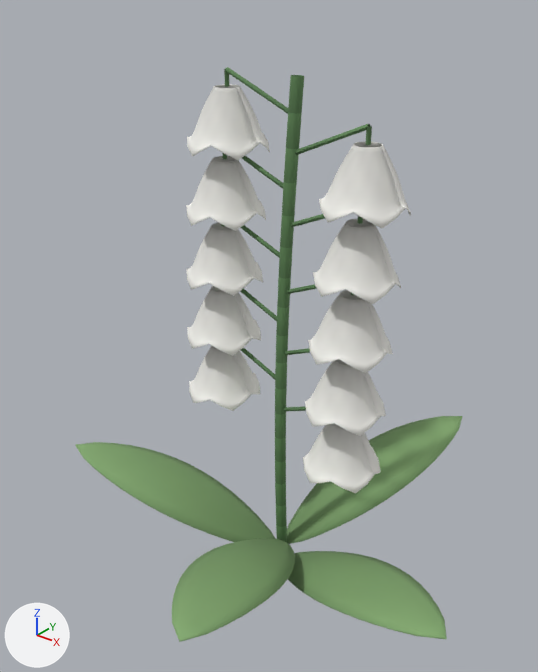
An edit to the glTF model www/models/flowers/lily-epic-v2.glb, drawn before and after from the same camera.
Rendered twice from a camera (50 mm lens) standing at (1.238, -1.624, 1.886) and looking at (-0.032, -0.036, 0.901). Arrows for +X, +Y and +Z are at lower left; the lights stay in place. The older version comes first. Vertices at exactly the same position are counted once.

The first picture shows 'lily-epic-v2-leaf', 'lily-epic-v2-petal', 'lily-epic-v2-stem'.
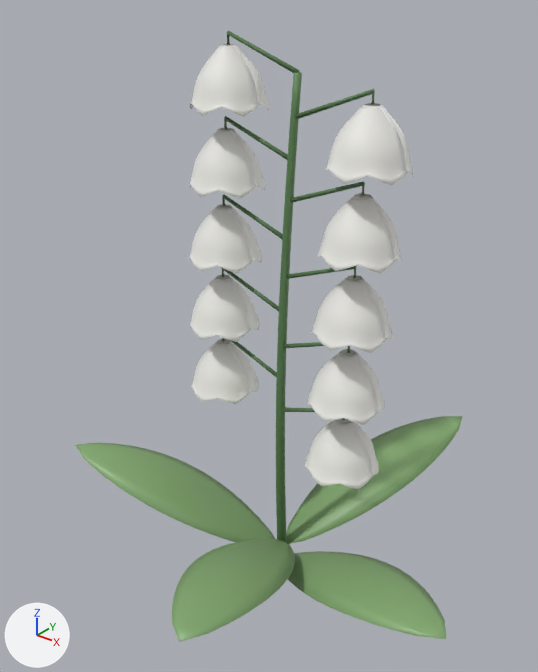
Changed parts and their boxes [x1, y1, x2, y2] in the pictures (538 x 672 px; the box of a moved part takes in the faces that stretch with it):
'lily-epic-v2-petal', reshaped (9% taller)
    before: [186, 84, 411, 493]
    after: [188, 44, 414, 489]
'lily-epic-v2-stem', reshaped (8% taller)
    before: [221, 67, 372, 542]
    after: [222, 31, 375, 542]
part 1 of me_lily_epic_v2_petal, rebuilt
    before: [313, 219, 401, 304]
    after: [317, 193, 402, 274]
part 2 of me_lily_epic_v2_petal, rebuilt
    before: [186, 223, 263, 296]
    after: [188, 204, 262, 273]
part 3 of me_lily_epic_v2_petal, rebuilt
    before: [308, 290, 393, 373]
    after: [311, 275, 393, 353]
part 4 of me_lily_epic_v2_petal, rebuilt
    before: [187, 286, 261, 356]
    after: [189, 274, 259, 342]
part 5 of me_lily_epic_v2_petal, rebuilt
    before: [305, 360, 386, 436]
    after: [307, 349, 385, 425]
part 6 of me_lily_epic_v2_petal, rebuilt (7% narrower)
    before: [189, 346, 261, 411]
    after: [191, 339, 258, 404]
part 7 of me_lily_epic_v2_petal, rebuilt
    before: [186, 156, 266, 231]
    after: [189, 128, 265, 199]
part 8 of me_lily_epic_v2_petal, added
    after: [324, 103, 414, 186]
part 9 of me_lily_epic_v2_petal, added
    after: [190, 44, 270, 117]
part 10 of me_lily_epic_v2_petal, moved or reshaped
    before: [303, 423, 381, 493]
    after: [305, 418, 379, 489]
part 11 of me_lily_epic_v2_petal, deleted
    before: [319, 141, 411, 228]
part 12 of me_lily_epic_v2_petal, deleted
    before: [187, 84, 270, 160]
part 13 of me_lily_epic_v2_stem, added
    after: [290, 181, 365, 203]
part 14 of me_lily_epic_v2_stem, added
    after: [224, 116, 288, 160]
part 15 of me_lily_epic_v2_stem, added
    after: [227, 31, 299, 73]
part 16 of me_lily_epic_v2_stem, deleted
    before: [224, 69, 229, 87]
part 17 of me_lily_epic_v2_stem, moved or reshaped
    before: [226, 67, 372, 539]
    after: [222, 72, 375, 526]
part 18 of me_lily_epic_v2_stem, recoloured
    both: [276, 483, 284, 500]

What changed in the scene script:
```text
Change me_lily_epic_v2_petal:
    remove me_lily_epic_v2_petal.from_pydata(...)  # 6300 vertices, 12560 faces; spans x -0.349..0.378, y -0.144..0.118, z 0.524..1.606
    add me_lily_epic_v2_petal.from_pydata(...)  # 9500 vertices, 18960 faces; spans x -0.342..0.375, y -0.138..0.117, z 0.532..1.713
    me_lily_epic_v2_petal part 1: the loose piece of 630 vertices spanning x 0.134..0.372, y -0.134..0.104, z 1.124..1.306 is rebuilt with 950 vertices and now spans x 0.142..0.368, y -0.125..0.101, z 1.204..1.377
    me_lily_epic_v2_petal part 2: the loose piece of 630 vertices spanning x -0.341..-0.103, y -0.138..0.1, z 1.024..1.206 is rebuilt with 950 vertices and now spans x -0.333..-0.107, y -0.129..0.096, z 1.092..1.265
    me_lily_epic_v2_petal part 3: the loose piece of 630 vertices spanning x 0.129..0.367, y -0.141..0.097, z 0.924..1.106 is rebuilt with 950 vertices and now spans x 0.137..0.362, y -0.133..0.092, z 0.98..1.153
    me_lily_epic_v2_petal part 4: the loose piece of 630 vertices spanning x -0.345..-0.108, y -0.143..0.095, z 0.824..1.006 is rebuilt with 950 vertices and now spans x -0.338..-0.113, y -0.136..0.09, z 0.868..1.041
    me_lily_epic_v2_petal part 5: the loose piece of 630 vertices spanning x 0.125..0.363, y -0.144..0.094, z 0.724..0.906 is rebuilt with 950 vertices and now spans x 0.132..0.357, y -0.137..0.088, z 0.756..0.929
    me_lily_epic_v2_petal part 6: the loose piece of 630 vertices spanning x -0.349..-0.111, y -0.144..0.094, z 0.624..0.806 is rebuilt with 950 vertices and now spans x -0.342..-0.117, y -0.138..0.088, z 0.644..0.817
    me_lily_epic_v2_petal part 7: the loose piece of 630 vertices spanning x -0.335..-0.097, y -0.13..0.108, z 1.224..1.406 is rebuilt with 950 vertices and now spans x -0.326..-0.101, y -0.119..0.106, z 1.316..1.489
    me_lily_epic_v2_petal part 8: a new loose piece of 950 vertices spanning x 0.149..0.375, y -0.114..0.111, z 1.428..1.601, in mat_lily_petal_003
    me_lily_epic_v2_petal part 9: a new loose piece of 950 vertices spanning x -0.319..-0.093, y -0.108..0.117, z 1.54..1.713, in mat_lily_petal_003
    me_lily_epic_v2_petal part 10: 625 vertices removed from x 0.121..0.359, y -0.143..0.095, z 0.524..0.706; 945 vertices added at x 0.128..0.353, y -0.137..0.089, z 0.532..0.705
    me_lily_epic_v2_petal part 11: 630 vertices removed from x 0.14..0.378, y -0.125..0.113, z 1.324..1.506
    me_lily_epic_v2_petal part 12: 630 vertices removed from x -0.329..-0.091, y -0.12..0.118, z 1.424..1.606
Change me_lily_epic_v2_stem:
    remove me_lily_epic_v2_stem.from_pydata(...)  # 484 vertices, 488 faces; spans x -0.24..0.27, y -0.04..0.02, z 0.0..1.66
    add me_lily_epic_v2_stem.from_pydata(...)  # 520 vertices, 880 faces; spans x -0.23..0.27, y -0.04..0.02, z 0.0..1.75
    me_lily_epic_v2_stem part 13: a new loose piece of 35 vertices spanning x 0.02..0.26, y -0.02..-0.01, z 1.32..1.41, in mat_lily_stem_003
    me_lily_epic_v2_stem part 14: a new loose piece of 35 vertices spanning x -0.22..0.02, y -0.01..0.0, z 1.43..1.53, in mat_lily_stem_003
    me_lily_epic_v2_stem part 15: a new loose piece of 35 vertices spanning x -0.21..0.03, y 0.0..0.01, z 1.65..1.75, in mat_lily_stem_003
    me_lily_epic_v2_stem part 16: the loose piece of 10 vertices spanning x -0.22..-0.2, y -0.01..0.0, z 1.61..1.65 is deleted
    me_lily_epic_v2_stem part 17: 13 vertices moved within x -0.22..0.25, y -0.03..0.01, z 0.64..1.55; 362 vertices removed from x -0.24..0.27, y -0.04..0.02, z 0.09..1.66; 323 vertices added at x -0.23..0.27, y -0.04..0.02, z 0.0..1.66
    me_lily_epic_v2_stem part 18: 18 kept faces spanning x -0.02..0.02, y -0.03..0.02, z 0.0..0.37 get new vertex colours; the middle colour goes from green #5c8353 to dark green #53764a
    other edits to the shape of me_lily_epic_v2_stem do not show in these pictures
```
